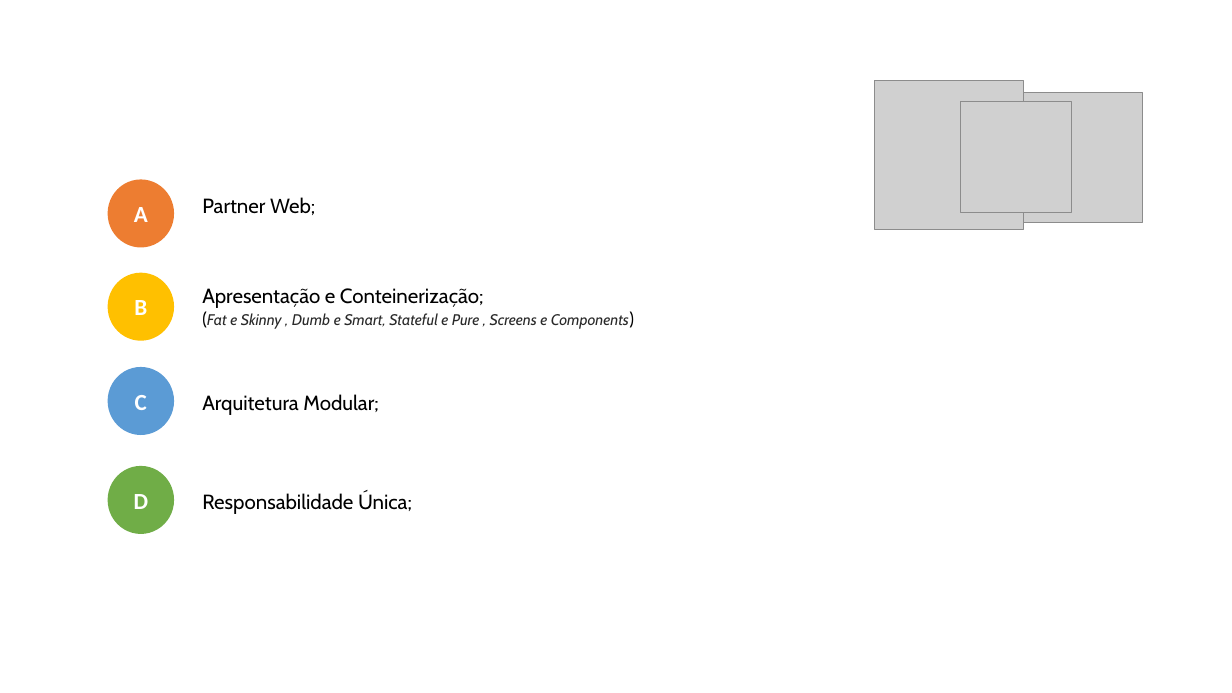
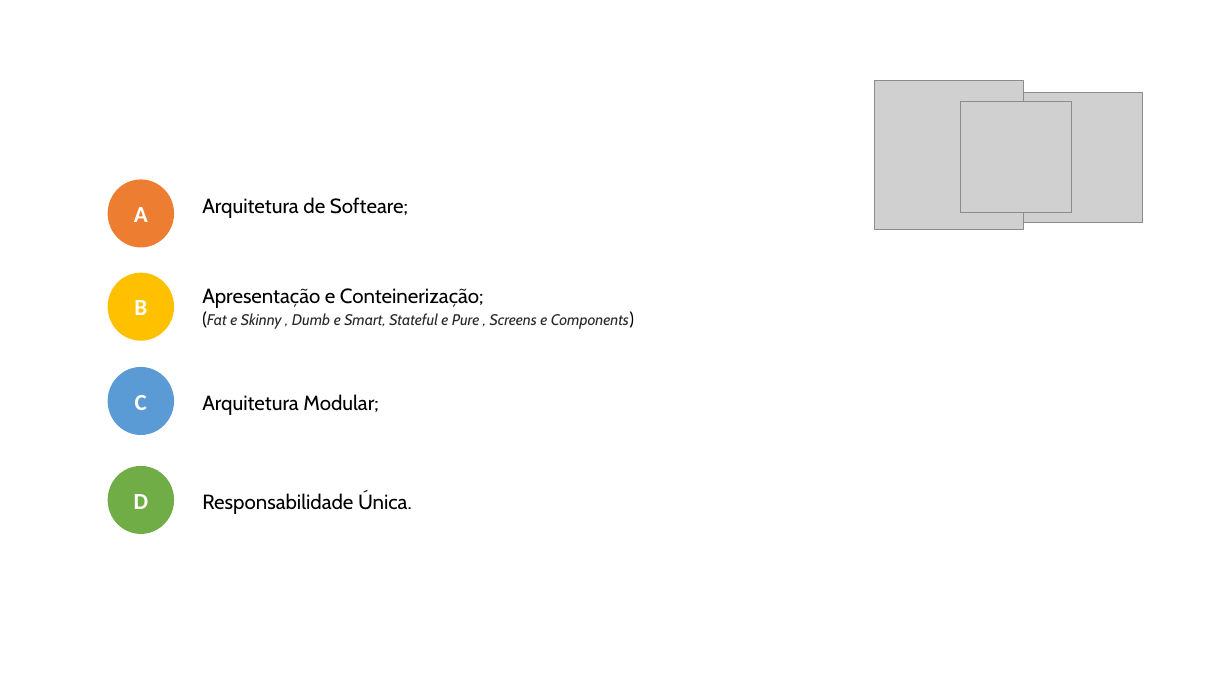
Before and after one commit to andre-dias93/embarcadero-conference, a slide deck: slide 6 of 2021/EC2021.pptx. Drawn at 1232x693 pixels with LibreOffice and Linux fonts; fonts in the diff are those of the drawing; grey boxes stand for pictures; background and template pictures are left out. Boxes give left, top, right and bottom in pixels: in the first picture for what was removed or moved away, otherwise in the second. Text is boxed around its words. In the diff, an @@ line names an element or a change of style, - is before the commit and + after.

```diff
--- a/2021/EC2021.pptx
+++ b/2021/EC2021.pptx
@@ text at box(202, 197, 408, 218): text changed @@
-Partner Web;
+Arquitetura de Softeare;
@@ text at box(202, 492, 412, 514): text changed @@
-Responsabilidade Única;
+Responsabilidade Única.
```
Also in this commit, not shown: 2 other slides changed, 1 other file.
